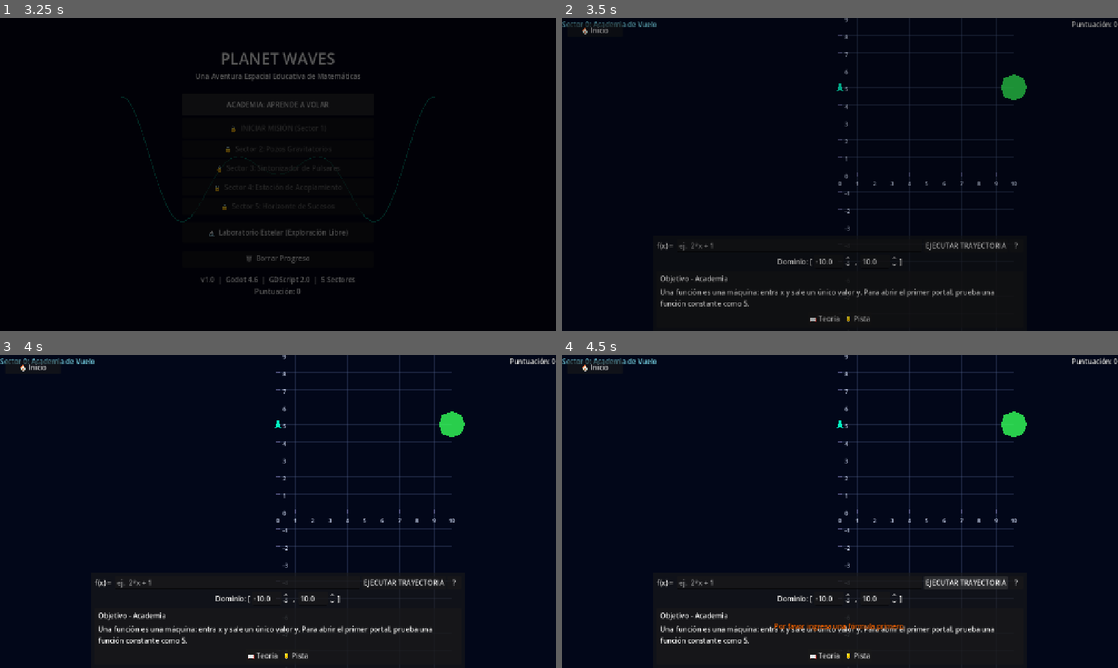
Above: before the commit, frames 1-4 (two rows, left to right).
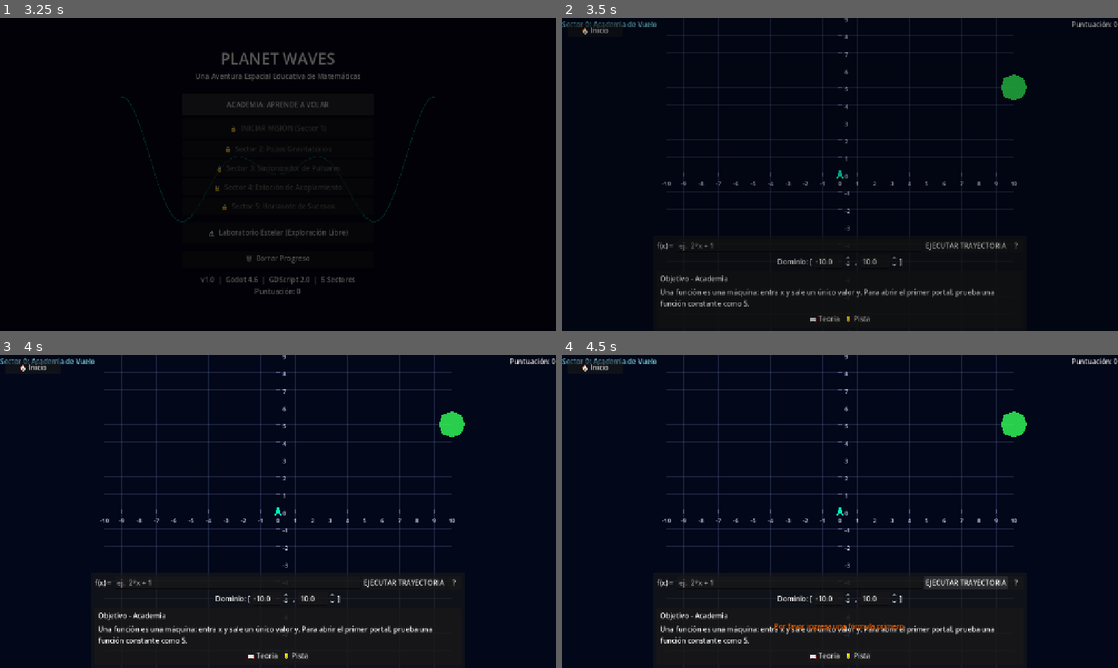
Above: after the commit, the same moments.

Repository: Scordobam-bit/ProyectoEscuela
Game: Godot game, scene res://scenes/main_menu.tscn
Same seed, same stepped clock (60 frames per second), same inputs: the game is played once before the commit and once after it.
Inputs (mouse positions are in pixels of both pictures, inside the frame that each line leads up to):
- Up to frame 1 (3.25 s): click "🔒 INICIAR MISIÓN (Sector 1)" at 0.5 s; click "🔒 INICIAR MISIÓN (Sector 1)" at 1.25 s; click "OK" at 2 s; click "ACADEMIA: APRENDE A VOLAR" at 2.75 s
- Up to frame 2 (3.5 s): no input
- Up to frame 3 (4 s): click (239, 583) at 3.52 s; type "12" at 3.6 s
- Up to frame 4 (4.5 s): click "EJECUTAR TRAYECTORIA" at 4.25 s

Frame 1 is identical in both runs. In frame 2, 0.2% of the frame differs, in the area x 18-51%, y 5-62%; in frame 3, 1.9%, in the area x 18-51%, y 0-70%; in frame 4, 1.9%.
Error after the commit: Parse Error: Could not resolve super class inheritance from "SectorBase". (res://scripts/sectors/sector_0.gd:2)

Commit message:
feat: refuerza persistencia atomica, vuelo y conectividad en sectores
Co-authored-by: Scordobam-bit <257674627+Scordobam-bit@users.noreply.github.com>
Agent-Logs-Url: https://github.com/Scordobam-bit/ProyectoEscuela/sessions/baa9f69b-850a-48d1-a51e-2b2d0a802b80

Diff:
--- a/scenes/sectors/sector_0.tscn
+++ b/scenes/sectors/sector_0.tscn
@@ -11,7 +11,7 @@
 radius = 12.0
 
 [sub_resource type="CircleShape2D" id="CircleShape2D_goal"]
-radius = 16.0
+radius = 8.0
 
 [node name="Sector0" type="Node2D"]
 script = ExtResource("2")
--- a/scenes/sectors/sector_1_asteroid_belt.tscn
+++ b/scenes/sectors/sector_1_asteroid_belt.tscn
@@ -11,7 +11,7 @@
 radius = 12.0
 
 [sub_resource type="CircleShape2D" id="CircleShape2D_goal"]
-radius = 16.0
+radius = 8.0
 
 [node name="Sector1AsteroidBelt" type="Node2D"]
 script = ExtResource("5")
--- a/scenes/sectors/sector_2_gravity_wells.tscn
+++ b/scenes/sectors/sector_2_gravity_wells.tscn
@@ -11,7 +11,7 @@
 radius = 12.0
 
 [sub_resource type="CircleShape2D" id="CircleShape2D_goal"]
-radius = 16.0
+radius = 8.0
 
 [node name="Sector2GravityWells" type="Node2D"]
 script = ExtResource("5")
--- a/scenes/sectors/sector_3_pulsar_tuner.tscn
+++ b/scenes/sectors/sector_3_pulsar_tuner.tscn
@@ -11,7 +11,7 @@
 radius = 12.0
 
 [sub_resource type="CircleShape2D" id="CircleShape2D_goal"]
-radius = 16.0
+radius = 8.0
 
 [node name="Sector3PulsarTuner" type="Node2D"]
 script = ExtResource("5")
--- a/scenes/sectors/sector_4_docking_station.tscn
+++ b/scenes/sectors/sector_4_docking_station.tscn
@@ -11,7 +11,7 @@
 radius = 12.0
 
 [sub_resource type="CircleShape2D" id="CircleShape2D_goal"]
-radius = 16.0
+radius = 8.0
 
 [node name="Sector4DockingStation" type="Node2D"]
 script = ExtResource("5")
--- a/scenes/sectors/sector_5_event_horizon.tscn
+++ b/scenes/sectors/sector_5_event_horizon.tscn
@@ -11,7 +11,7 @@
 radius = 12.0
 
 [sub_resource type="CircleShape2D" id="CircleShape2D_goal"]
-radius = 16.0
+radius = 8.0
 
 [node name="Sector5EventHorizon" type="Node2D"]
 script = ExtResource("5")
--- a/scripts/autoloads/game_manager.gd
+++ b/scripts/autoloads/game_manager.gd
@@ -308,6 +308,14 @@
 
 ## Registra una victoria de sector y persiste progreso/desbloqueo de forma centralizada.
 func register_sector_victory(sector_index: int) -> void:
+	SaveSystem.mark_sector_complete(sector_index)
+	save_progress()
+
+
+## Transacción atómica de victoria:
+## 1) actualiza puntos y progreso en memoria, 2) persiste inmediatamente, 3) habilita transición segura.
+func process_sector_victory_atomic(sector_index: int, challenge_index: int, score: int) -> void:
+	complete_challenge(sector_index, challenge_index, score)
 	SaveSystem.mark_sector_complete(sector_index)
 	save_progress()
 
@@ -363,8 +371,10 @@
 	if unlocked_levels_data is Array:
 		for level_variant in unlocked_levels_data:
 			var idx: int = _level_variant_to_index(level_variant)
-			if idx >= 0:
+			if idx >= 0 and idx not in requested_unlocks:
 				requested_unlocks.append(idx)
+			elif idx < 0:
+				save_is_corrupted = true
 
 	# Validar consistencia de progresión ANTES de aplicar desbloqueos al SaveSystem:
 	# si Sector 0 no está completado, ningún sector mayor debe venir desbloqueado.
--- a/scripts/autoloads/save_system.gd
+++ b/scripts/autoloads/save_system.gd
@@ -186,22 +186,32 @@
 		_apply_default_state()
 		return
 
-	total_score         = config.get_value("jugador",  "puntuacion_total",    0)
-	tutorial_completed  = config.get_value("jugador",  "tutorial_completado", false)
-
-	var loaded_unlocked: Array = config.get_value("sectores", "desbloqueados", [FIRST_SECTOR])
+	var loaded_score: Variant = config.get_value("jugador", "puntuacion_total", 0)
+	var loaded_tutorial: Variant = config.get_value("jugador", "tutorial_completado", false)
+	total_score = int(loaded_score) if loaded_score is int or loaded_score is float else 0
+	tutorial_completed = bool(loaded_tutorial) if loaded_tutorial is bool else false
+
+	var loaded_unlocked_variant: Variant = config.get_value("sectores", "desbloqueados", [FIRST_SECTOR])
+	var loaded_unlocked: Array = loaded_unlocked_variant if loaded_unlocked_variant is Array else [FIRST_SECTOR]
 	unlocked_sectors.clear()
-	for idx: int in loaded_unlocked:
-		if idx not in unlocked_sectors:
+	for idx_variant in loaded_unlocked:
+		if not (idx_variant is int or idx_variant is float):
+			continue
+		var idx: int = int(idx_variant)
+		if idx >= FIRST_SECTOR and idx <= TOTAL_SECTORS and idx not in unlocked_sectors:
 			unlocked_sectors.append(idx)
 	if FIRST_SECTOR not in unlocked_sectors:
 		unlocked_sectors.append(FIRST_SECTOR)   # Sector 0 siempre desbloqueado
 	unlocked_sectors.sort()
 
-	var loaded_completed: Array = config.get_value("sectores", "completados", [])
+	var loaded_completed_variant: Variant = config.get_value("sectores", "completados", [])
+	var loaded_completed: Array = loaded_completed_variant if loaded_completed_variant is Array else []
 	completed_sectors.clear()
-	for idx: int in loaded_completed:
-		if idx not in completed_sectors:
+	for idx_variant in loaded_completed:
+		if not (idx_variant is int or idx_variant is float):
+			continue
+		var idx: int = int(idx_variant)
+		if idx >= FIRST_SECTOR and idx <= TOTAL_SECTORS and idx not in completed_sectors:
 			completed_sectors.append(idx)
 	completed_sectors.sort()
 
@@ -214,10 +224,13 @@
 		unlocked_sectors.append(1)
 		unlocked_sectors.sort()
 
-	var loaded_concepts: Array = config.get_value("logros", "conceptos_dominados", [])
+	var loaded_concepts_variant: Variant = config.get_value("logros", "conceptos_dominados", [])
+	var loaded_concepts: Array = loaded_concepts_variant if loaded_concepts_variant is Array else []
 	mastered_concepts.clear()
-	for c: String in loaded_concepts:
-		mastered_concepts.append(c)
+	for c_variant in loaded_concepts:
+		var c: String = str(c_variant).strip_edges()
+		if not c.is_empty():
+			mastered_concepts.append(c)
 
 	progress_loaded.emit()
 
--- a/scripts/nodes/ship_controller.gd
+++ b/scripts/nodes/ship_controller.gd
@@ -88,13 +88,12 @@
 	_progress = clampf(_progress, 0.0, 1.0)
 	progress_updated.emit(_progress)
 
-	if _progress >= 1.0:
+	if is_equal_approx(_progress, 1.0) or _progress >= 1.0:
 		_progress = 1.0 if not loop else 0.0
 		_update_ship_position()
 		if not loop:
 			_moving = false
 			trajectory_completed.emit()
-			reached_goal.emit()
 		return
 
 	_update_ship_position()
@@ -118,11 +117,8 @@
 	if _points.size() < 2:
 		push_warning("ShipController: no hay puntos de trayectoria disponibles.")
 		return
-	if _path_node and is_instance_valid(_path_node) and _path_node.curve and _path_node.curve.point_count > 0:
-		var start_point: Vector2 = _path_node.curve.get_point_position(0)
-		if _path_follow and is_instance_valid(_path_follow):
-			_path_follow.position = start_point
 	_progress = 0.0
+	_teleport_to_curve_start()
 	_update_ship_position()
 	_moving = true
 
@@ -370,3 +366,17 @@
 		return
 	_path_connection_error_logged = true
 	push_warning("ShipController: " + message)
+
+
+func _teleport_to_curve_start() -> void:
+	if not _path_node or not is_instance_valid(_path_node):
+		return
+	if _path_node.curve == null or _path_node.curve.point_count == 0:
+		return
+	var world_start: Vector2 = _path_node.to_global(_path_node.curve.get_point_position(0))
+	if _path_follow and is_instance_valid(_path_follow):
+		_path_follow.progress_ratio = 0.0
+	var target_node: Node2D = ship_sprite if ship_sprite else self
+	target_node.global_position = world_start
+	if _collision_body and is_instance_valid(_collision_body):
+		_collision_body.global_position = world_start
--- a/scripts/sectors/sector_0.gd
+++ b/scripts/sectors/sector_0.gd
@@ -86,7 +86,7 @@
 		_plotter.scale_factor = 40.0
 	if _path_follower and _plotter:
 		_path_follower.position = _plotter.math_to_screen(SHIP_START_MATH)
-	if hud_node:
+	if is_instance_valid(hud_node):
 		hud_node.set_domain(START_DOMAIN_MIN, START_DOMAIN_MAX)
 		hud_node.set_math_keyboard_visible(false)
 	if not GameManager.tutorial_completed:
@@ -107,15 +107,15 @@
 	print("[SECTOR] Señal recibida correctamente. Iniciando graficación...")
 	var normalized_formula: String = formula.strip_edges()
 	if normalized_formula.is_empty():
-		if hud_node:
+		if is_instance_valid(hud_node):
 			hud_node.show_feedback("Por favor ingresa una fórmula primero.", "warning")
 		return
 	if not MathEngine.is_valid_formula(normalized_formula):
-		if hud_node:
+		if is_instance_valid(hud_node):
 			hud_node.show_feedback("¡Comando inválido! " + MathEngine.get_friendly_error_message(normalized_formula), "error")
 		return
 	if _plotter:
-		var domain: Array[float] = hud_node.get_domain() if hud_node else [_plotter.domain_min, _plotter.domain_max]
+		var domain: Array[float] = hud_node.get_domain() if is_instance_valid(hud_node) else [_plotter.domain_min, _plotter.domain_max]
 		_plotter.domain_min = domain[0]
 		_plotter.domain_max = domain[1]
 		_plotter.set_formula_and_plot(normalized_formula)
@@ -123,7 +123,7 @@
 	var points: PackedVector2Array = _build_trajectory_points()
 	_apply_path_points(points)
 	_apply_trajectory_line(points)
-	if points.size() < 2 and hud_node:
+	if points.size() < 2 and is_instance_valid(hud_node):
 		hud_node.show_feedback("No se pudo generar una trayectoria válida.", "error")
 
 
@@ -197,7 +197,7 @@
 	_portal_triggered = true
 	_movement_active = false
 	_goal_triggered = true
-	if hud_node:
+	if is_instance_valid(hud_node):
 		hud_node.set_controls_enabled(false)
 	if _portal_visual:
 		var tween: Tween = create_tween()
@@ -206,14 +206,13 @@
 		tween.tween_property(_portal_visual, "color", PORTAL_SUCCESS_COLOR, PORTAL_ANIMATION_TIME)
 		tween.parallel().tween_property(_portal_visual, "scale", PORTAL_ANIMATION_SCALE, PORTAL_ANIMATION_TIME)
 		tween.tween_property(_portal_visual, "scale", Vector2.ONE, PORTAL_ANIMATION_TIME)
-	if hud_node:
+	if is_instance_valid(hud_node):
 		hud_node.show_feedback("¡Misión Cumplida! Portal asegurado.", "success")
 	challenge_completed.emit()
 	var score: int = 50
 	if _current_challenge >= 0 and _current_challenge < _challenges.size():
 		score = int(_challenges[_current_challenge].get("score", score))
-	GameManager.complete_challenge(sector_index, _current_challenge, score)
-	GameManager.register_sector_victory(sector_index)
+	GameManager.process_sector_victory_atomic(sector_index, _current_challenge, score)
 	await get_tree().create_timer(0.6).timeout
 	GameManager.unlock_next_level()
 
@@ -221,7 +220,7 @@
 func _on_theory_requested() -> void:
 	var theory_text: String = _ensure_constant_function_text(SectorDataManager.get_theory_text(0))
 	_show_constant_function_help("Teoría", theory_text, "info")
-	if theory_panel_node:
+	if is_instance_valid(theory_panel_node):
 		theory_panel_node.show_mission_briefing("s0_tutorial")
 
 
@@ -232,7 +231,7 @@
 
 
 func _show_constant_function_help(title: String, message: String, feedback_type: String) -> void:
-	if not hud_node:
+	if not is_instance_valid(hud_node):
 		return
 	var feedback_message: String = message
 	if title == HINT_TITLE:
@@ -288,7 +287,7 @@
 	_tutorial_manager = TutorialManager.new()
 	_tutorial_manager.name = "TutorialManager"
 	add_child(_tutorial_manager)
-	if hud_node:
+	if is_instance_valid(hud_node):
 		_tutorial_manager.setup(hud_node)
 	_tutorial_manager.guide_completed.connect(_on_tutorial_guide_finished)
 	_tutorial_manager.guide_skipped.connect(_on_tutorial_guide_finished)
--- a/scripts/sectors/sector_1.gd
+++ b/scripts/sectors/sector_1.gd
@@ -143,7 +143,7 @@
 	if challenge_index == 0 and not GameManager.tutorial_completed:
 		_setup_tutorial_manager()
 		# Mostrar la guía tras cerrar el panel de briefing
-		if theory_panel_node and not theory_panel_node.panel_closed.is_connected(_on_first_theory_closed):
+		if is_instance_valid(theory_panel_node) and not theory_panel_node.panel_closed.is_connected(_on_first_theory_closed):
 			theory_panel_node.panel_closed.connect(_on_first_theory_closed, CONNECT_ONE_SHOT)
 		else:
 			# Sin briefing: iniciar guía con pequeño retardo
@@ -200,7 +200,7 @@
 		return
 
 	# Para los desafíos 1-3: mostrar análisis de pendiente antes de validar
-	if hud_node and MathEngine.is_valid_formula(formula):
+	if is_instance_valid(hud_node) and MathEngine.is_valid_formula(formula):
 		var info: Dictionary = MathEngine.get_slope_and_intercept(formula)
 		var slope_str: String = MathEngine.format_float(info["slope"])
 		var intercept_str: String = MathEngine.format_float(info["intercept"])
@@ -221,7 +221,7 @@
 	_tutorial_manager = TutorialManager.new()
 	_tutorial_manager.name = "TutorialManager"
 	add_child(_tutorial_manager)
-	if hud_node:
+	if is_instance_valid(hud_node):
 		_tutorial_manager.setup(hud_node)
 	_tutorial_manager.guide_completed.connect(_on_tutorial_guide_finished)
 	_tutorial_manager.guide_skipped.connect(_on_tutorial_guide_finished)
--- a/scripts/sectors/sector_2.gd
+++ b/scripts/sectors/sector_2.gd
@@ -124,7 +124,7 @@
 # ---------------------------------------------------------------------------
 
 func _on_formula_submitted_sector(formula: String) -> void:
-	if hud_node and MathEngine.is_valid_formula(formula):
+	if is_instance_valid(hud_node) and MathEngine.is_valid_formula(formula):
 		match _current_challenge:
 			1:
 				# Mostrar información del vértice
--- a/scripts/sectors/sector_3.gd
+++ b/scripts/sectors/sector_3.gd
@@ -115,7 +115,7 @@
 
 
 func _on_formula_submitted_sector(formula: String) -> void:
-	if hud_node and MathEngine.is_valid_formula(formula):
+	if is_instance_valid(hud_node) and MathEngine.is_valid_formula(formula):
 		# Mostrar comparación evaluada en un punto de prueba
 		var sample_x: float = 1.0
 		var player_y: float = MathEngine.evaluate_value(formula, sample_x)
--- a/scripts/sectors/sector_4.gd
+++ b/scripts/sectors/sector_4.gd
@@ -107,7 +107,7 @@
 
 
 func _on_formula_submitted_sector(formula: String) -> void:
-	if hud_node and MathEngine.is_valid_formula(formula):
+	if is_instance_valid(hud_node) and MathEngine.is_valid_formula(formula):
 		match _current_challenge:
 			0:
 				hud_node.show_feedback("Referencia: exp(x) modela crecimiento acelerado.", "info")
--- a/scripts/sectors/sector_5.gd
+++ b/scripts/sectors/sector_5.gd
@@ -165,7 +165,7 @@
 
 
 func _on_formula_submitted_sector(formula: String) -> void:
-	if hud_node and MathEngine.is_valid_formula(formula):
+	if is_instance_valid(hud_node) and MathEngine.is_valid_formula(formula):
 		match _current_challenge:
 			1:
 				# Mostrar verificación de inyectividad de la función de referencia
@@ -216,7 +216,7 @@
 		d_max = _plotter.domain_max
 	var result: Dictionary = MathEngine.check_injectivity(formula, d_min, d_max)
 	if not result["injective"]:
-		if hud_node:
+		if is_instance_valid(hud_node):
 			hud_node.show_feedback(
 				"⚠ Error de Simetría: La trayectoria actual no es inyectiva y "
 				+ "no posee inversa en este dominio.\n"
--- a/scripts/sectors/sector_base.gd
+++ b/scripts/sectors/sector_base.gd
@@ -73,6 +73,7 @@
 		hud_node.layer = _MIN_HUD_LAYER
 	_connect_hud_buttons_in_code()
 	_connect_goal_area()
+	_force_cartesian_axes_visible()
 	RenderingServer.set_default_clear_color(background_color)
 	_setup_world_environment()
 	_setup_parallax_stars()
@@ -137,7 +138,7 @@
 	var rng := RandomNumberGenerator.new()
 	rng.seed = int(motion_scale.x * 1000) + star_count
 
-	for _i in range(star_count):
+	for _ in range(star_count):
 		var star: Polygon2D = Polygon2D.new()
 		var r: float = rng.randf_range(min_radius, max_radius)
 		star.polygon = PackedVector2Array([
@@ -251,7 +252,7 @@
 		theory_panel_node.show_mission_briefing(key)
 		await theory_panel_node.panel_closed
 	get_tree().paused = false
-	theory_panel_node.process_mode = prev_mode as Node.ProcessMode
+	theory_panel_node.process_mode = prev_mode as ProcessMode
 
 
 func _advance_challenge() -> void:
@@ -271,14 +272,18 @@
 func _on_sector_complete() -> void:
 	sector_complete.emit(sector_index)
 	level_completed.emit(sector_index)
-	GameManager.complete_challenge(sector_index, _current_challenge)
-	GameManager.register_sector_victory(sector_index)
-
-	# Calcular puntuación ganada en este sector
-	var score_earned: int = 0
+
+	# Puntaje del desafío que activó el cierre del sector (se persiste atómicamente).
+	var challenge_score: int = 0
+	if _current_challenge >= 0 and _current_challenge < _challenges.size():
+		challenge_score = int(_challenges[_current_challenge].get("score", 0))
+	GameManager.process_sector_victory_atomic(sector_index, _current_challenge, challenge_score)
+
+	# Calcular puntuación acumulada del sector para el panel de resultados.
+	var score_earned: int = challenge_score
 	if GameManager.completed_challenges.has(sector_index):
 		for ci: int in GameManager.completed_challenges[sector_index]:
-			if ci < _challenges.size():
+			if ci != _current_challenge and ci < _challenges.size():
 				score_earned += _challenges[ci].get("score", 100)
 
 	# Mostrar panel de "¡Misión Cumplida!" con resumen pedagógico
@@ -312,6 +317,10 @@
 		hud_node.formula_submitted.disconnect(_on_formula_submitted_hud)
 	if not hud_node.request_plot.is_connected(_on_formula_submitted_hud):
 		hud_node.request_plot.connect(_on_formula_submitted_hud)
+	if sector_index >= 1 and is_instance_valid(_plotter):
+		var line_edit: LineEdit = hud_node.get_node_or_null("HUDPanel/Margin/VBox/FormulaRow/FormulaInput")
+		if is_instance_valid(line_edit) and not line_edit.text_submitted.is_connected(_on_formula_text_submitted):
+			line_edit.text_submitted.connect(_on_formula_text_submitted)
 	hud_node.domain_changed.connect(_on_domain_changed)
 	hud_node.theory_requested.connect(_on_theory_requested)
 	hud_node.hint_requested.connect(_on_hint_requested)
@@ -349,10 +358,12 @@
 
 
 func _connect_plotter() -> void:
-	if not _plotter:
-		return
+	if not is_instance_valid(_plotter):
+		return
+	if sector_index >= 1 and _plotter.formula.strip_edges().is_empty():
+		_plotter.formula = "x"
 	_plotter.plot_failed.connect(_on_plot_failed)
-	if _ship:
+	if is_instance_valid(_ship):
 		_ship.attach_to_plotter(_plotter)
 		if not _ship.trajectory_completed.is_connected(_on_ship_trajectory_completed):
 			_ship.trajectory_completed.connect(_on_ship_trajectory_completed)
@@ -411,14 +422,37 @@
 	_on_formula_submitted_sector(formula)
 
 
+func _on_formula_text_submitted(formula: String) -> void:
+	if not is_instance_valid(_plotter):
+		return
+	var sanitized: String = formula.strip_edges()
+	if sanitized.is_empty():
+		return
+	if is_instance_valid(hud_node):
+		var domain: Array[float] = hud_node.get_domain()
+		if domain.size() >= 2:
+			_plotter.domain_min = domain[0]
+			_plotter.domain_max = domain[1]
+	_plotter.set_formula_and_plot(sanitized)
+
+
 func _on_domain_changed(min_x: float, max_x: float) -> void:
 	if _plotter:
 		_plotter.domain_min = min_x
 		_plotter.domain_max = max_x
 	GameManager.notify_inspector_values_changed(sector_index, min_x, max_x)
-	if _ship:
+	if is_instance_valid(_ship):
 		var domain_span: float = max_x - min_x
 		_ship.speed = clampf(0.04 + domain_span * 0.006, 0.04, 0.2)
+
+
+func _force_cartesian_axes_visible() -> void:
+	var axis_x: CanvasItem = get_node_or_null("CartesianPlane/AxisX")
+	if is_instance_valid(axis_x):
+		axis_x.visible = true
+	var axis_y: CanvasItem = get_node_or_null("CartesianPlane/AxisY")
+	if is_instance_valid(axis_y):
+		axis_y.visible = true
 
 
 func _on_plot_failed(error_message: String) -> void:
@@ -497,5 +531,5 @@
 		return
 	if is_instance_valid(hud_node):
 		hud_node.show_feedback("Trayectoria Fallida", "error")
-	if _ship:
+	if is_instance_valid(_ship):
 		_ship.reset()
